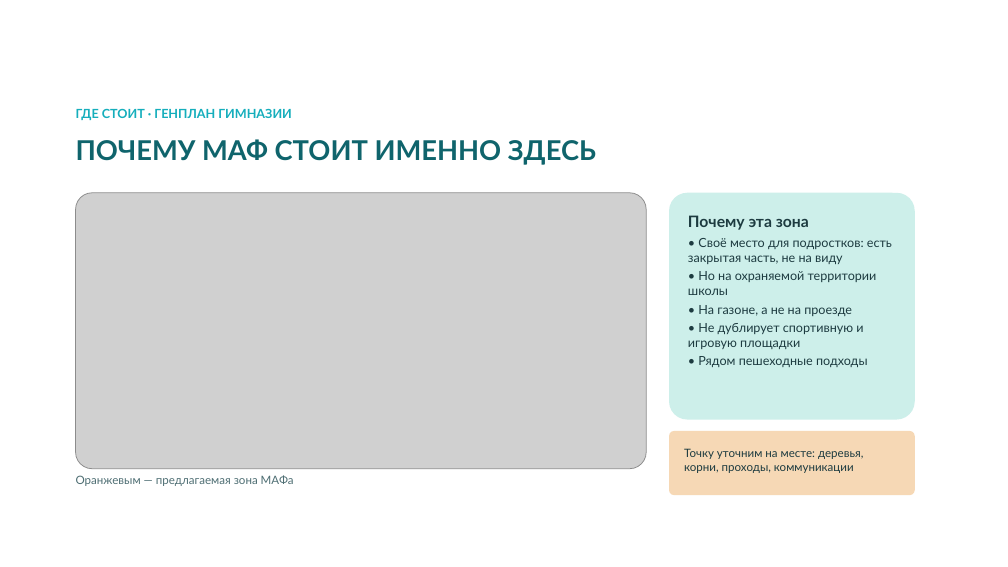
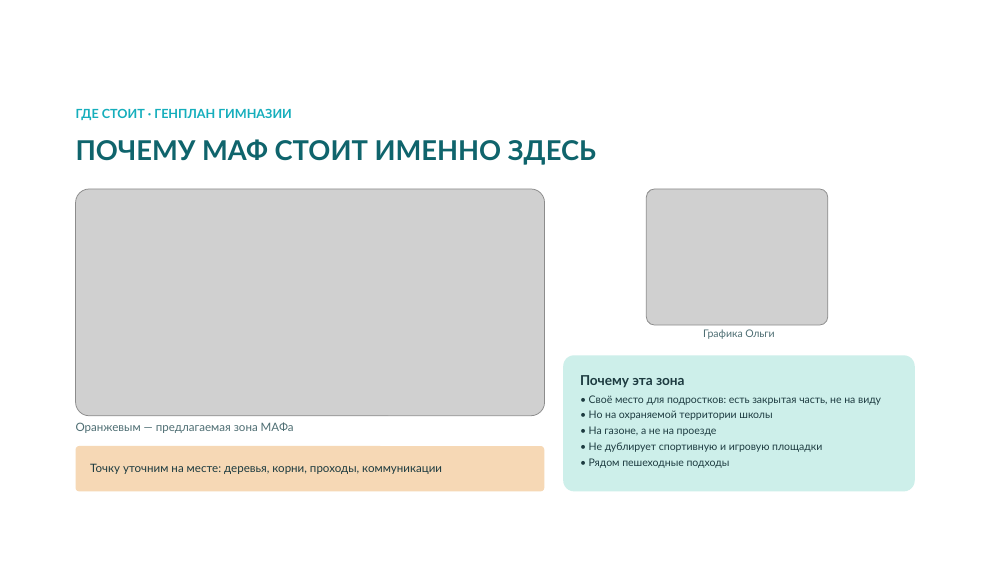
Before and after one commit to bnhogpad228/school-app, a slide deck: slide 13 of presentation/shkolny-dvor-SK-sreda.pptx. Drawn at 1008x567 pixels with LibreOffice and Linux fonts; fonts in the diff are those of the drawing; grey boxes stand for pictures; background and template pictures are left out. Boxes give left, top, right and bottom in pixels: in the first picture for what was removed or moved away, otherwise in the second. Text is boxed around its words. In the diff, an @@ line names an element or a change of style, - is before the commit and + after.

```diff
--- a/presentation/shkolny-dvor-SK-sreda.pptx
+++ b/presentation/shkolny-dvor-SK-sreda.pptx
@@ picture: place and size @@
-picture at box(76, 193, 647, 469)
+picture at box(76, 189, 544, 416)
@@ picture added at box(647, 189, 828, 325) @@
@@ text added at box(703, 329, 774, 339), 10 pt, text #4E6E73 @@
+Графика Ольги
@@ rounded rectangle "Почему эта зона": place and size @@
-rounded rectangle "Почему эта зона" at box(669, 193, 915, 420)
+rounded rectangle "Почему эта зона" at box(563, 355, 915, 492)
@@ rounded rectangle "Почему эта зона" at box(563, 355, 915, 492): size 15 to 13 pt in "Почему эта зона"; size 12 to 10 pt @@
@@ text "Оранжевым — предлагаемая зона МАФа": place and size @@
-text "Оранжевым — предлагаемая зона МАФа" at box(76, 475, 294, 486)
+text "Оранжевым — предлагаемая зона МАФа" at box(76, 422, 294, 433)
@@ rounded rectangle "Точку уточним на месте: деревья, ...": place and size @@
-rounded rectangle "Точку уточним на месте: деревья, ..." at box(669, 431, 915, 495)
+rounded rectangle "Точку уточним на месте: деревья, ..." at box(76, 446, 544, 492)
```
Also in this commit, not shown: 1 other slide changed.
